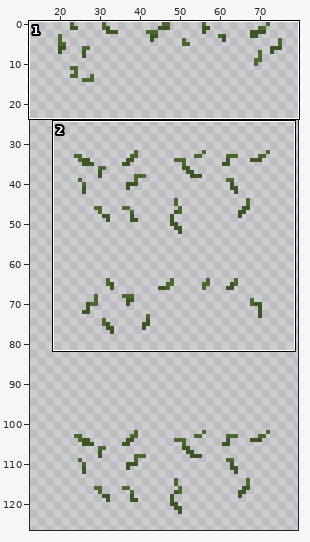
Two states of a sprite sheet, Assets/Sprites/Tiles/Imported Assets/rockbottommoss.png. The first picture is a wide view before the edit; the outline marks the close-up.
Close-up. The starting point:
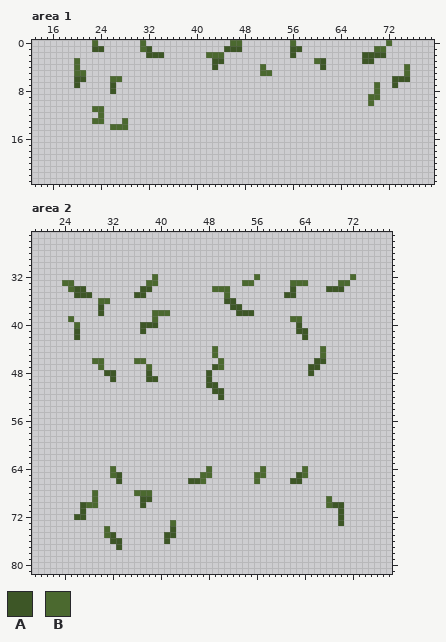
The file is 128x128 pixels. Shown: area 1: x 13..79, y 0..23; area 2: x 19..78, y 25..81. The wide view leaves out empty margins. The commit also changed other parts of the picture, which this record leaves out.
Palette (. is transparent): A #3d5626  B #4b692f
The same view after the edit:
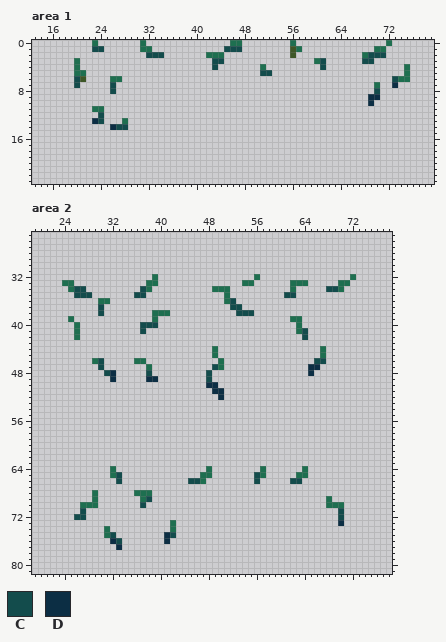
Colours new in this view: C #134c4c  D #0c2e44
The edit:
Colour B changes from #4b692f to #1e6f50.
Area 1:
Colour B replaces colour A in row 1 at x 32 and 57; in row 2 at x 68; in row 6 at x 74 to 75.
Colour C replaces colour A in row 1 at x 23 to 24 and 45 to 47; in row 2 at x 32 to 34 and 69 to 71; in row 3 at x 43 to 44, 61 and 68 to 69; in row 4 at x 43 and 61; in row 6 at x 20 and 73; in row 7 at x 20 and 26.
Colour C replaces colour A in row 8 at x 26.
Colour C replaces colour B in row 5 at x 51 to 52; in row 8 at x 70; in rows 12 to 13 at x 24; in row 14 at x 27 to 28.
Colour D replaces colour A in row 7 at x 73.
Colour D replaces colour B in row 9 at x 69 to 70; in row 10 at x 69; in row 13 at x 23; in row 14 at x 26.
Area 2:
Colour B replaces colour A in row 34 at x 38, 62 and 70; in row 36 at x 51; in row 40 at x 63; in row 41 at x 26 and 63; in row 42 at x 26; in row 65 at x 63.
Colour B replaces colour A in row 69 at x 37; in row 70 at x 27 and 69 to 70; in row 74 at x 42.
Colour C replaces colour A in row 34 at x 26 to 27, 37 and 68 to 69; in row 35 at x 26 to 28, 36 to 37 and 61 to 62; in row 36 at x 52; in row 37 at x 30 and 52 to 53; in row 38 at x 30 and 53 to 55; in row 40 at x 37 to 39.
Colour C replaces colour A in row 41 at x 37 and 64; in row 42 at x 64; in row 46 at x 66 to 67; in row 47 at x 49; in row 48 at x 31, 38 and 48; in row 49 at x 48.
Colour C replaces colour A in row 65 at x 33; in row 66 at x 33, 45 to 46 and 62 to 63; in row 69 at x 38; in row 70 at x 37; in row 71 at x 27 and 70; in row 72 at x 26 to 27 and 70.
Colour C replaces colour A in row 75 at x 32 and 42; in row 76 at x 33.
Colour C replaces colour B in rows 46 to 47 at x 30; in rows 65 to 66 at x 56.
Colour D replaces colour A in row 47 at x 65 to 66; in row 48 at x 32 and 65; in row 49 at x 32 and 38 to 39; in row 50 at x 48 to 49; in row 51 at x 49 to 50; in row 52 at x 50.
Colour D replaces colour A in row 73 at x 70; in row 75 at x 41; in row 76 at x 32 and 41; in row 77 at x 33.
